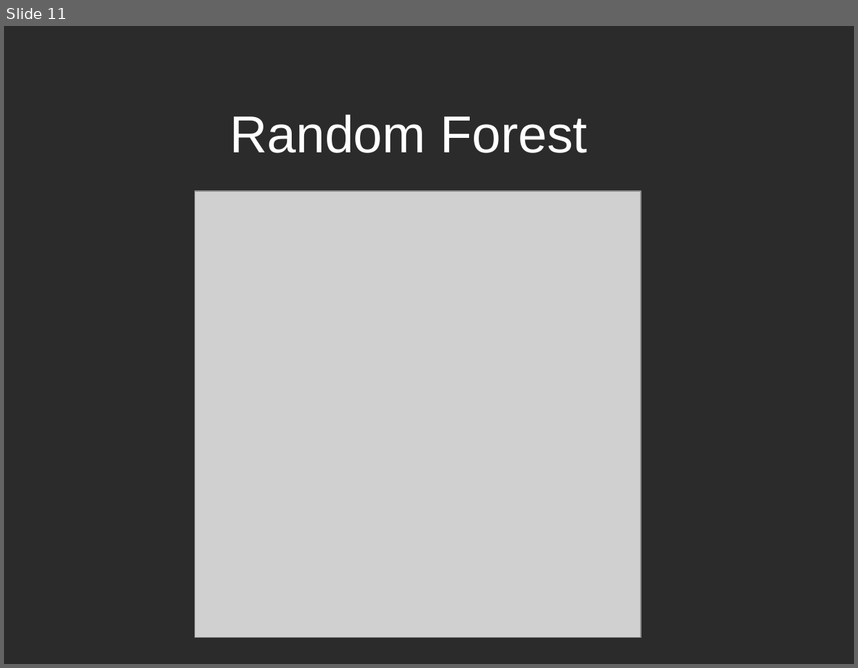
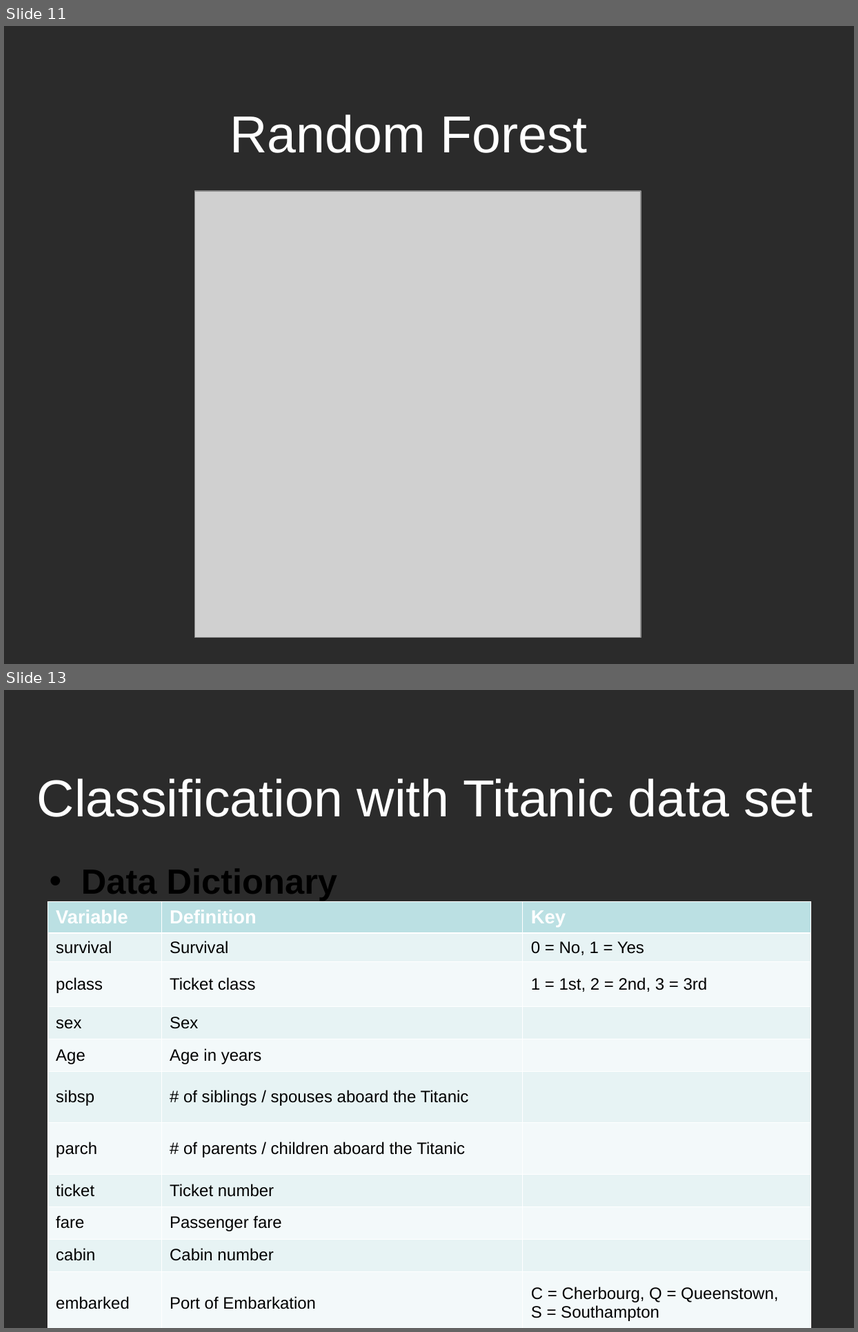
Before and after one commit to RobRomijnders/EDS, a slide deck: hack_7/Hackaton_slides.ppt. Shown one above the other, each under a label of ours: slide 11 before the commit, slides 11 and 13 after it; the slides between them are not shown. The pictures are 858x668 and 858x1332 pixels, drawn with LibreOffice and Linux fonts; fonts in the diff are those of the drawing; grey boxes stand for pictures; background and template pictures are left out; a plain dark background stands for a picture behind light text. Boxes give left, top, right and bottom in pixels: in the first picture for what was removed or moved away, otherwise in the second. Text is boxed around its words. In the diff, an @@ line names an element or a change of style, - is before the commit and + after.

```diff
--- a/hack_7/Hackaton_slides.ppt
+++ b/hack_7/Hackaton_slides.ppt
@@ slide 13 added at (4,690,854,1328), background picture (left out) @@
@@ title added at (37,778,813,817), 44 pt, text #FFFFFF @@
+Classification with Titanic data set
@@ text added at (81,869,338,900), 29.6 pt, text #000000, bold @@
+• Data Dictionary
@@ table added at (47,902,811,1323), 11 rows, 3 columns @@
+Variable | Definition | Key
+survival | Survival | 0 = No, 1 = Yes
+pclass | Ticket class | 1 = 1st, 2 = 2nd, 3 = 3rd
+sex | Sex | 
+Age | Age in years | 
+sibsp | # of siblings / spouses aboard the Titanic | 
+parch | # of parents / children aboard the Titanic | 
+ticket | Ticket number | 
+fare | Passenger fare | 
+cabin | Cabin number | 
+embarked | Port of Embarkation | C = Cherbourg, Q = Queenstown, / S = Southampton
```
Also in this commit, not shown: 4 other slides added, 1 slide removed.
